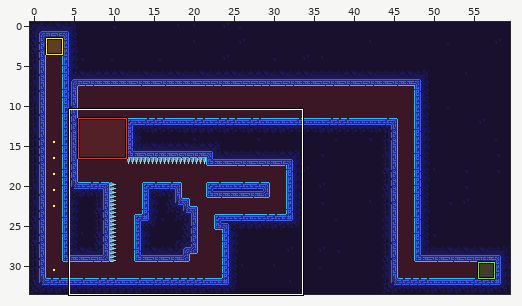
One commit to this LDtk project: assets/LDTK/test.ldtk. The picture above shows the old version from afar; the outline marks the close-up.
Close-up. Old version:
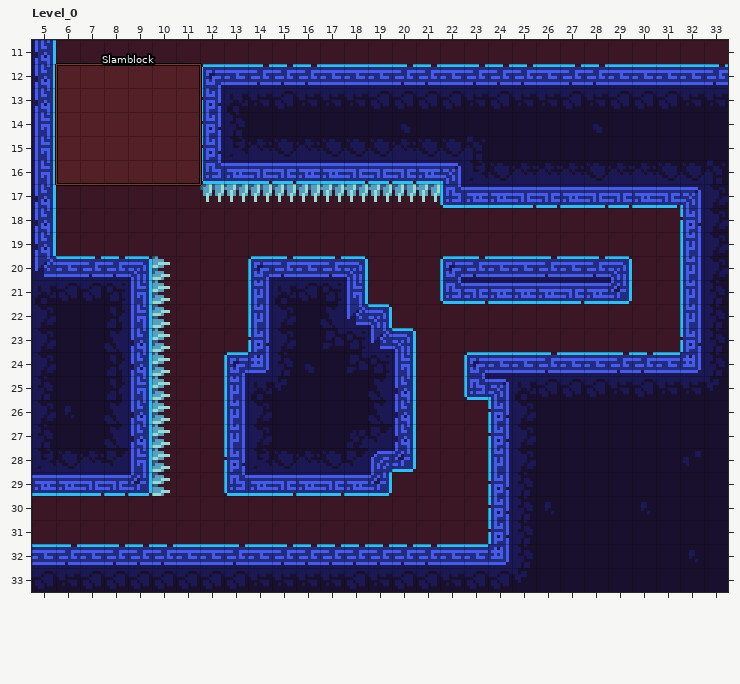
Cells are 8x8 px. Shown: Level_0 x 5..33, y 11..33.
The same view after the edit:
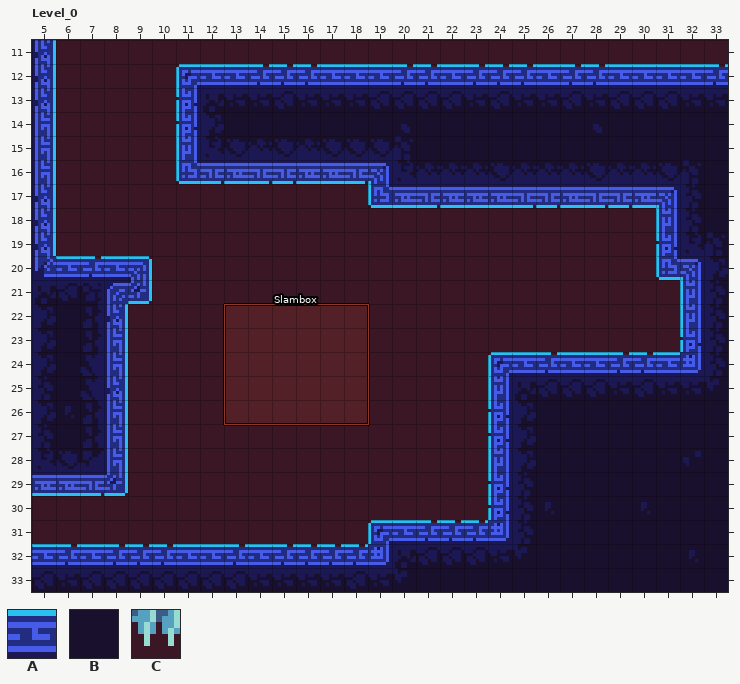
Key: from "Playerspace": A 1 "Wall_outer", B 2 "Wall_inner", C 3 "Spikes".
_ is an empty cell.
Objects are placed by their top-left corner, in cells (3,4 is the top-left corner of cell 3,4); size is 1x1 cell unless given.
Changes in this commit:
Layer "Playerspace":
y 12: x 11 _ -> A
y 13..15: x 11..12 _A -> AB
y 16: x 11 _ -> A; x 20..22 AAA -> BBB
y 17: x 12..21 CCCCCCCCCC -> _______AAA; x 32 A -> B
y 18..19: x 31..32 _A -> AB
y 20: x 10 C -> _; x 14..18 AAAAA -> _____; x 22..29 AAAAAAAA -> ________; x 31 _ -> A
y 21: x 8 B -> A; x 10 C -> _; x 14..18 ABBBA -> _____; x 22..29 AAAAAAAA -> ________
y 22: x 8..10 BAC -> A__; x 14..19 ABBBAA -> ______
y 23: x 8..10 BAC -> A__; x 14..20 ABBBBAA -> _______
y 24: x 8..10 BAC -> A__; x 13..20 AABBBBBA -> ________; x 23 A -> _
y 25: x 8..10 BAC -> A__; x 13..20 ABBBBBBA -> ________; x 23 A -> _
y 26..27: x 8..10 BAC -> A__; x 13..20 ABBBBBBA -> ________
y 28: x 8..10 BAC -> A__; x 13..20 ABBBBBAA -> ________
y 29: x 9..10 AC -> __; x 13..19 AAAAAAA -> _______
y 31: x 19..23 _____ -> AAAAA
y 32: x 20..24 AAAAA -> BBBBB
Layer "Slamboxes":
added: "Slambox" rectangle at 13,22 size 6x5
removed: "Slamblock" rectangle at 6,12 size 6x5
